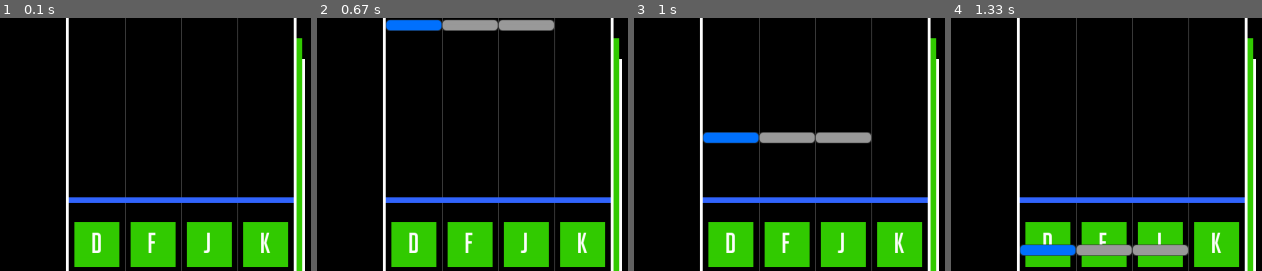
Above: before the commit, frames 1-4 (left to right).
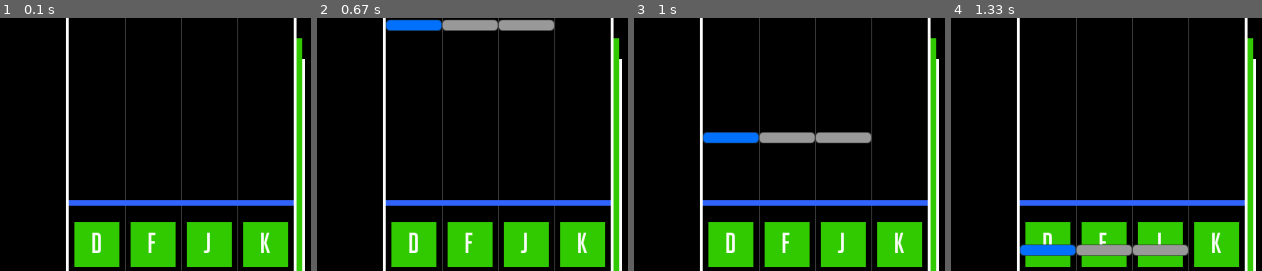
Above: after the commit, the same moments.

Repository: DeltaFrog1407/DELTABEAT
Game: pygame game, started from import pygame.py
The game is run twice, just before and just after one commit, with the same random seed, the same clock (stepped at 60 frames per second) and the same inputs.
Inputs:
- Up to frame 1 (0.1 s): no input
- Up to frame 2 (0.67 s): tap D at 0.33 s
- Up to frame 3 (1 s): no input
- Up to frame 4 (1.33 s): no input
The pictures show only the part of the screen within x 50-100%, y 42-92%; the shares and areas given below are measured in that part.

The runs differ from the first frame. In frame 1, 2.0% of the frame differs, in the area x 21-95%, y 70-75%; in frame 2, 2.0%; in frame 3, 2.0%; in frame 4, 2.0%.

Commit message:
Update import pygame.py

Diff:
--- a/import pygame.py
+++ b/import pygame.py
@@ -163,7 +163,7 @@
         for i in range(3): #노트 구분 선
             pygame.draw.line(screen, GRAY, [FRAME_X + (i + 1)*(FRAME_WIDTH/4), 0], [FRAME_X + (i + 1)*(FRAME_WIDTH/4), FRAME_HEIGHT + LINE_WIDTH*2], width=1)
         #판정선
-        pygame.draw.line(screen, OCEAN_BLUE, [FRAME_X, FRAME_HEIGHT* 7/9],[FRAME_X+FRAME_WIDTH, FRAME_HEIGHT*7/9], width=10)
+        pygame.draw.line(screen, OCEAN_BLUE, [FRAME_X, FRAME_HEIGHT* 7/9 + 5],[FRAME_X+FRAME_WIDTH, FRAME_HEIGHT*7/9 + 5], width=10)
 
         #게임 프레임
         pygame.draw.rect(screen, WHITE, [FRAME_X - LINE_WIDTH, -1 * LINE_WIDTH, FRAME_WIDTH + LINE_WIDTH*2, FRAME_HEIGHT + LINE_WIDTH*2], width=LINE_WIDTH)
